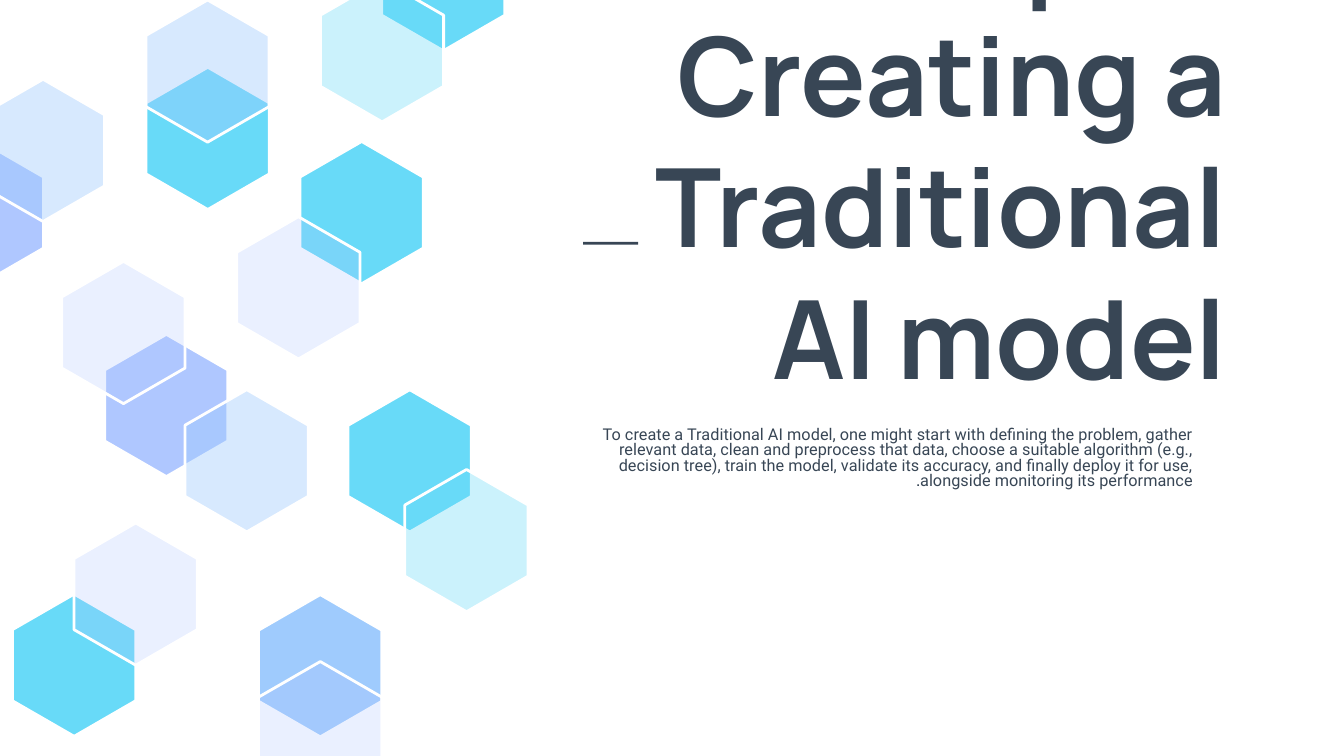
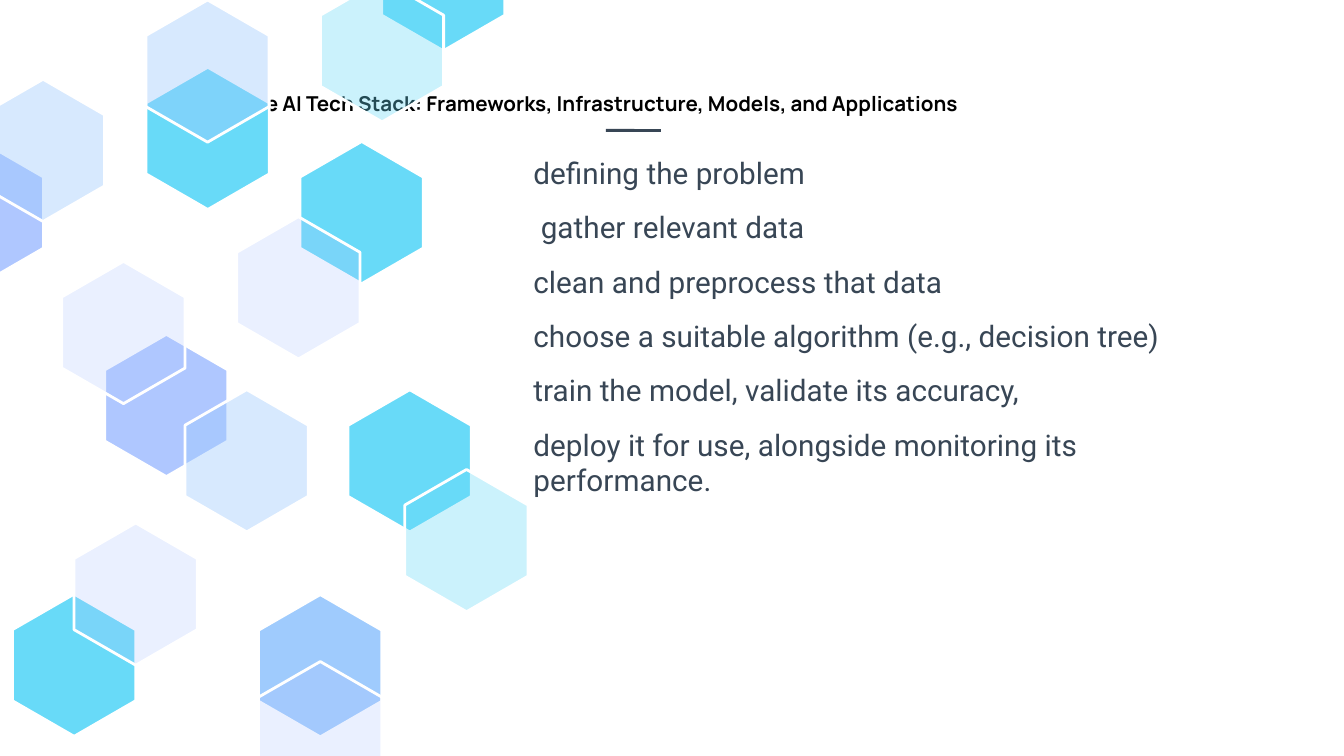
Before and after one commit to EttyGin/drive-for-me, a slide deck: slide 17 of מצגת/traditional VS genAI 1.0.3.pptx (slide 10 before the commit). Drawn at 1344x756 pixels with LibreOffice and Linux fonts; fonts in the diff are those of the drawing. Boxes give left, top, right and bottom in pixels: in the first picture for what was removed or moved away, otherwise in the second. Text is boxed around its words. In the diff, an @@ line names an element or a change of style, - is before the commit and + after.

```diff
--- a/מצגת/traditional VS genAI 1.0.3.pptx
+++ b/מצגת/traditional VS genAI 1.0.3.pptx
@@ title at box(168, 92, 958, 118): text changed; size 58.5 to 11 pt; text colour #384655 to #000000 @@
-Example: Creating a Traditional AI model
+Generative AI Tech Stack: Frameworks, Infrastructure, Models, and Applications
@@ line moved from (583, 243) - (638, 243) to (606, 130) - (661, 130) @@
@@ subtitle at box(533, 161, 1158, 497): text changed; size 8.7 to 15.9 pt @@
-To create a Traditional AI model, one might start with defining the problem, gather relevant data, clean and preprocess that data, choose a suitable algorithm (e.g., decision tree), train the model, validate its accuracy, and finally deploy it for use, alongside monitoring its performance.
+defining the problem
+gather relevant data
+clean and preprocess that data
+choose a suitable algorithm (e.g., decision tree)
+train the model, validate its accuracy,
+deploy it for use, alongside monitoring its performance.
```
Also in this commit, not shown: 4 other slides changed, 10 slides added, 10 slides removed, 6 other files.
